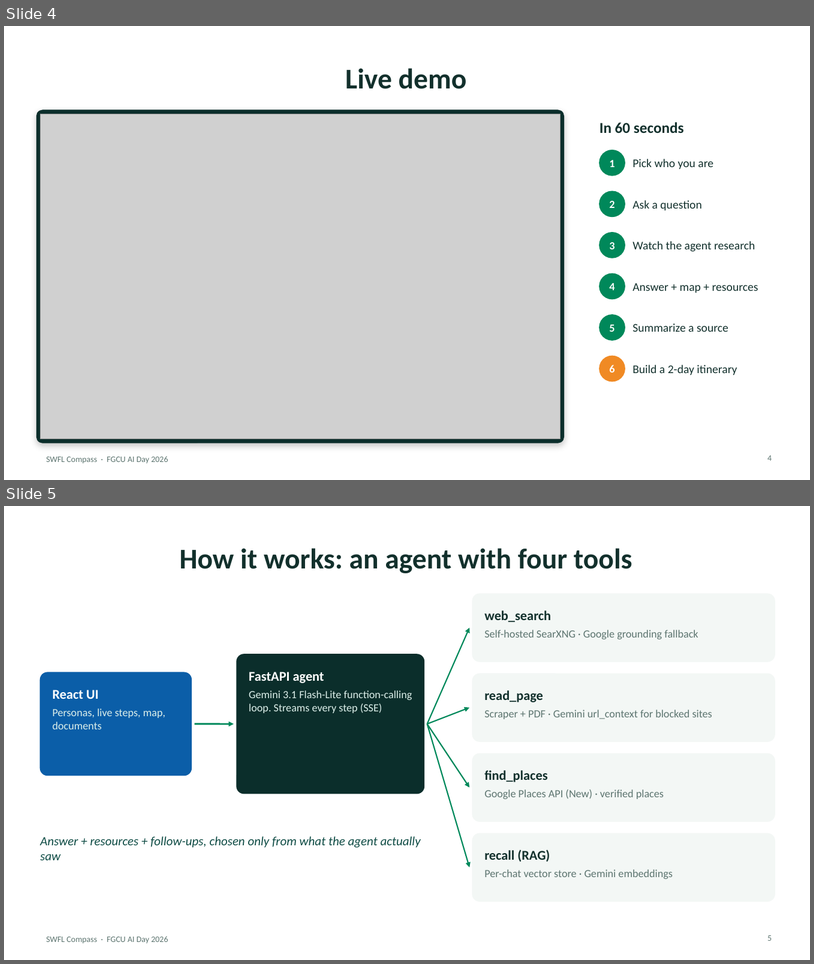
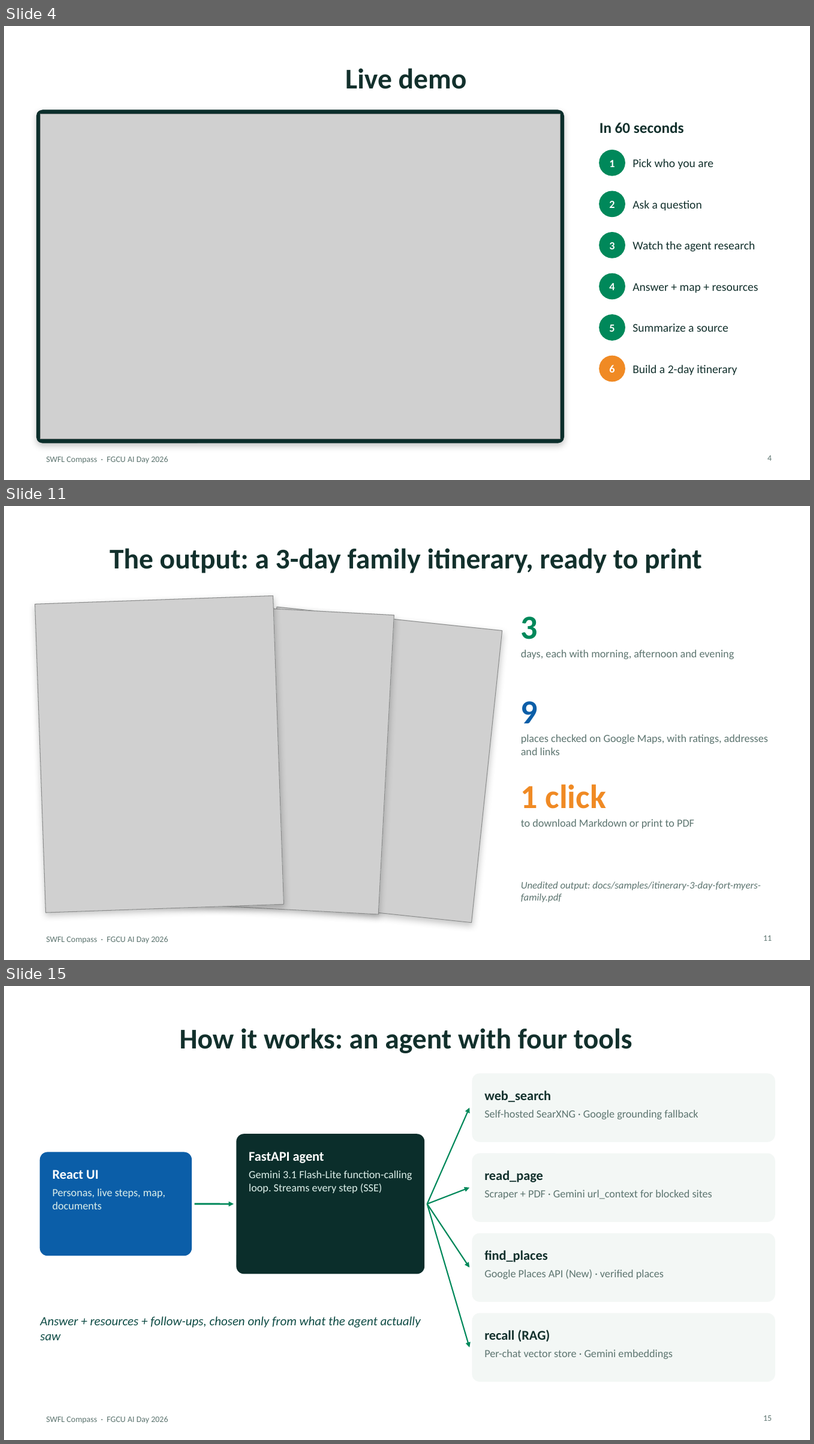
Before and after one commit to Nicholas55555/swfl-compass, a slide deck: presentation/SWFL-Compass.pptx. Shown one above the other, each under a label of ours: slides 4 and 5 before the commit, slides 4, 11 and 15 after it; the slides between them are not shown. The pictures are 814x964 and 814x1444 pixels, drawn with LibreOffice and Linux fonts; fonts in the diff are those of the drawing; grey boxes stand for pictures. Boxes give left, top, right and bottom in pixels: in the first picture for what was removed or moved away, otherwise in the second. Text is boxed around its words. In the diff, an @@ line names an element or a change of style, - is before the commit and + after.

```diff
--- a/presentation/SWFL-Compass.pptx
+++ b/presentation/SWFL-Compass.pptx
@@ slide 11 added at [4, 506, 810, 960], background #FFFFFF; not listed: 1 template element that a slide beside it also shows @@
@@ title added at [110, 548, 702, 573], 34 pt, text #12302C, bold @@
+The output: a 3-day family itinerary, ready to print
@@ rectangle added at [35, 596, 284, 912], fill #FFFFFF, outline #D5E3DF 0.75 pt @@
@@ picture added at [35, 596, 284, 912] @@
@@ rectangle added at [147, 603, 395, 914], fill #FFFFFF, outline #D5E3DF 0.75 pt @@
@@ picture added at [147, 603, 395, 914] @@
@@ rectangle added at [246, 607, 503, 922], fill #FFFFFF, outline #D5E3DF 0.75 pt @@
@@ picture added at [246, 607, 503, 922] @@
@@ text added at [521, 616, 538, 639], 40 pt, text #00885A, bold @@
+3
@@ text added at [521, 649, 735, 659], 13 pt, text #5D7570 @@
+days, each with morning, afternoon and evening
@@ text added at [521, 701, 538, 723], 40 pt, text #0B5EA8, bold @@
+9
@@ text added at [521, 734, 768, 755], 13 pt, text #5D7570 @@
+places checked on Google Maps, with ratings, addresses and links
@@ text added at [521, 784, 606, 808], 40 pt, text #F08A24, bold @@
+1 click
@@ text added at [521, 819, 695, 828], 13 pt, text #5D7570 @@
+to download Markdown or print to PDF
@@ text added at [521, 881, 761, 902], 12 pt, text #5D7570, italic @@
+Unedited output: docs/samples/itinerary-3-day-fort-myers-family.pdf
@@ page number added at [764, 935, 772, 940], 10 pt, text #5D7570 @@
+11
@@ what was slide 5 is now slide 15 @@
@@ page number at [764, 1415, 772, 1420]: text changed @@
-5
+15
```
Also in this commit, not shown: 9 other slides added, 2 slides removed, 19 other files.
